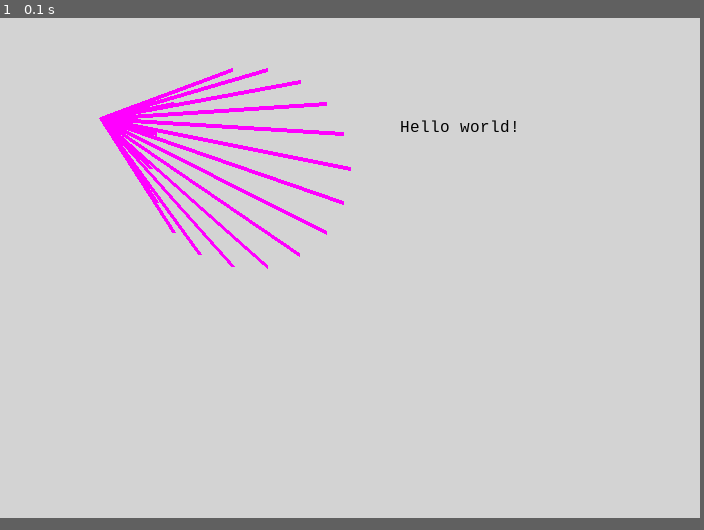
Above: before the commit, frame 1.
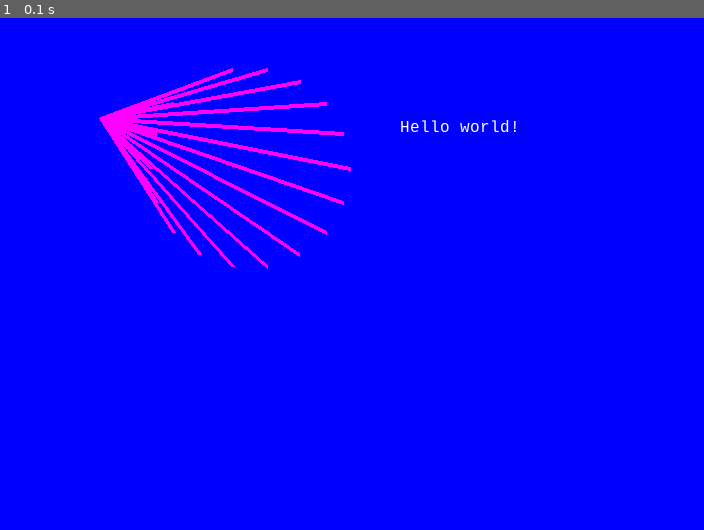
Above: after the commit, the same moment.

Repository: saegl5/myprojects
Game: pygame game, started from Codes/pygame-drawing-advanced.py
Same seed, same stepped clock (60 frames per second), same inputs: the game is played once before the commit and once after it.
Inputs:
- Up to frame 1 (0.1 s): no input
In our replay, the window is 700x500 before the commit and 704x512 after it. These sizes can differ from the game's own. Grey fills any space a smaller window leaves; there, only what the larger window draws over its background counts as a difference.

The runs differ from the first frame. In frame 1, 95% of the frame differs, in the area x 0-100%, y 0-98%.

Commit message:
using blueprints and integrating ideas of unit iii

Diff:
--- a/Codes/pygame-drawing-advanced.py
+++ b/Codes/pygame-drawing-advanced.py
@@ -3,19 +3,19 @@
 from math import cos, sin # for rotating lines
 pygame.init() # initialize the game engine
 
-LIGHTGRAY = (211, 211, 211) # example
+BLUE = (0, 0, 255) # example
 # (Red, Green, Blue) = (0-255, 0-255, 0-255)
 # 0-255 is amount of color
 # the amount of color is additive
 # can also choose your own color
 # parentheses of numbers (e.g., (211, 211, 211)) is called a tuple
-BLACK = (0, 0, 0) # example (part 1, part 2 and part 3)
+WHITE = (255, 255, 255) # example (part 1, part 2 and part 3)
 RED = (255, 0, 0) # example (part 1)
 GREEN = (0, 255, 0) # example (part 1)
-BLUE = (0, 0, 255) # example (part 1)
+YELLOW = (255, 255, 0) # example (part 1)
 PURPLE = (255, 0, 255) # example (part 2)
 
-size = (700, 500) # (width, height) in pixels
+size = (704, 512) # (width, height) in pixels
 screen = pygame.display.set_mode(size) # set screen size
 done = False # define "done"
 clock = pygame.time.Clock() # define "clock"
@@ -27,9 +27,9 @@
     for event in pygame.event.get(): # check for user input when open window
         if event.type == pygame.QUIT: # user clicked close button
             done = True # change "done" to exit WHILE loop on next loop, loop will not run WHILE False
-    screen.fill(LIGHTGRAY) # clear the screen
+    screen.fill(BLUE) # clear the screen
     # --- Drawing code
-    # pygame.draw.rect(screen, BLACK, (275, 150, 150, 200), width=1)
+    # pygame.draw.rect(screen, WHITE, (275, 150, 150, 200), width=1)
     # # (distance x from origin to top-left corner, distance y from origin to top-left corner, width, height)
     # # "width" is boundary thickness, width=0 fills the rectangle
     # # unit is pixels
@@ -38,11 +38,11 @@
     # # "radius" is the distance from the circle's centerpoint to its outer edge
     # # radius=0 circle disappears
     # # large width also fills circle
-    # pygame.draw.ellipse(screen, GREEN, (275, 150, 150, 200), width=0)
+    # pygame.draw.ellipse(screen, GREEN, (275, 150, 150, 200), width=1)
     # # (275, 150) is NOT the ellipse's centerpoint
     # # ellipse uses rectangle boundaries, but you can use different numbers
     # # large width also fills ellipse
-    # pygame.draw.arc(screen, BLUE, (275, 150, 150, 200), 45*pi/180, 180*pi/180, width=5)
+    # pygame.draw.arc(screen, YELLOW, (275, 150, 150, 200), 45*pi/180, 180*pi/180, width=5)
     # # arc uses rectangle boundaries too, but again you can use different numbers
     # # needs a starting angle and ending angle, each in radians
     # # this arc is drawn from 45 degrees to 180 degrees counterclockwise
@@ -53,7 +53,7 @@
     # pygame.draw.line(screen, PURPLE, (100, 100), (250, 150), width=4)
     # # (distance x0 from origin, distance y0 from origin),
     # # (distance x1 from origin, distance y1 from origin)
-    # pygame.draw.aaline(screen, BLACK, (100, 150), (250, 200))
+    # pygame.draw.aaline(screen, WHITE, (100, 150), (250, 200))
     # # anti-aliased (i.e., thin and smooth)
     # pygame.draw.lines(screen, PURPLE, False, [(300, 100), (450, 150), (550, 150), (600, 100)], width=4)
     # # example with three lines
@@ -65,9 +65,9 @@
     # # "True" means they are connected
     # # distances/points are nested in brackets
     # # append distances/points to make more lines, remove them to make fewer lines
-    # pygame.draw.aalines(screen, BLACK, False, [(300, 150), (450, 200), (550, 200), (600, 150)])
+    # pygame.draw.aalines(screen, WHITE, False, [(300, 150), (450, 200), (550, 200), (600, 150)])
     # # anti-aliased (i.e., thin and smooth)
-    # pygame.draw.polygon(screen, BLACK, [(100, 250), (125, 350), (250, 400)], width=0)
+    # pygame.draw.polygon(screen, WHITE, [(100, 250), (125, 350), (250, 400)], width=1)
     # # example with three sides
     # pygame.draw.lines(screen, PURPLE, True, [(300, 250), (335, 350), (450, 400)], width=1)
     # # the first and last points are connected to make third line/side
@@ -109,7 +109,7 @@
         angle_offset += 20*pi/180
     # you can use two radii, as well
     font = pygame.font.SysFont('Courier New', 16, False, False) # (font family, size [pixels], bold, italics), stylizes the text
-    text = font.render("Hello world!", True, BLACK) # (string, anti-aliased [i.e., thin and smooth], color), creates an image of the text
+    text = font.render("Hello world!", True, WHITE) # (string, anti-aliased [i.e., thin and smooth], color), creates an image of the text
     screen.blit(text, (400, 100)) # (image, position), copies the image of text onto the screen
     # the process of creating and copying the image is what causes the delay in opening the canvas
     # ----------------
--- a/Codes/pygame-drawing-master.py
+++ b/Codes/pygame-drawing-master.py
@@ -3,19 +3,19 @@
 from math import cos, sin # for rotating lines
 pygame.init() # initialize the game engine
 
-LIGHTGRAY = (211, 211, 211) # example
+BLUE = (0, 0, 255) # example
 # (Red, Green, Blue) = (0-255, 0-255, 0-255)
 # 0-255 is amount of color
 # the amount of color is additive
 # can also choose your own color
 # parentheses of numbers (e.g., (211, 211, 211)) is called a tuple
-BLACK = (0, 0, 0) # example (part 1, part 2 and part 3)
+WHITE = (255, 255, 255) # example (part 1, part 2 and part 3)
 RED = (255, 0, 0) # example (part 1)
 GREEN = (0, 255, 0) # example (part 1)
-BLUE = (0, 0, 255) # example (part 1)
+YELLOW = (255, 255, 0) # example (part 1)
 PURPLE = (255, 0, 255) # example (part 2)
 
-size = (700, 500) # (width, height) in pixels
+size = (704, 512) # (width, height) in pixels
 screen = pygame.display.set_mode(size) # set screen size
 done = False # define "done"
 clock = pygame.time.Clock() # define "clock"
@@ -28,22 +28,22 @@
     for event in pygame.event.get(): # check for user input when open window
         if event.type == pygame.QUIT: # user clicked close button
             done = True # change "done" to exit WHILE loop on next loop, loop will not run WHILE False
-    screen.fill(LIGHTGRAY) # clear the screen
+    screen.fill(BLUE) # clear the screen
     # --- Drawing code
-    pygame.draw.rect(screen, BLACK, (20, 20, 40, 60), width=1)
+    pygame.draw.rect(screen, WHITE, (20, 20, 40, 60), width=1)
     # (distance x from origin to top-left corner, distance y from origin to top-left corner, width, height)
     # "width" is boundary thickness, width=0 fills the rectangle
     # unit is pixels
-    pygame.draw.circle(screen, BLACK, (30, 140), radius=10, width=1)
+    pygame.draw.circle(screen, WHITE, (30, 140), radius=10, width=1)
     # (30, 140) is the circle's centerpoint
     # "radius" is the distance from the circle's centerpoint to its outer edge
     # radius=0 circle disappears
     # large width also fills circle
-    pygame.draw.ellipse(screen, BLACK, (20, 220, 60, 40), width=0)
+    pygame.draw.ellipse(screen, WHITE, (20, 220, 60, 40), width=1)
     # (20, 220) is NOT the ellipse's centerpoint
     # ellipse uses rectangle boundaries, but you can use different numbers
     # large width also fills ellipse
-    pygame.draw.arc(screen, BLACK, (20, 320, 50, 50), 0*pi/180, 90*pi/180, width=1)
+    pygame.draw.arc(screen, WHITE, (20, 320, 50, 50), 0*pi/180, 90*pi/180, width=1)
     # arc uses rectangle boundaries too, but again you can use different numbers
     # needs a starting angle and ending angle, each in radians
     # this arc is drawn from 45 degrees to 180 degrees counterclockwise
@@ -51,12 +51,12 @@
     # angles can also be negative
     # width=0 arc disappears
     # large width also fills arc
-    pygame.draw.line(screen, BLACK, (20, 440), (50, 470), width=4)
+    pygame.draw.line(screen, WHITE, (20, 440), (50, 470), width=4)
     # (distance x0 from origin, distance y0 from origin),
     # (distance x1 from origin, distance y1 from origin)
-    pygame.draw.aaline(screen, BLACK, (220, 20), (250, 50))
+    pygame.draw.aaline(screen, WHITE, (220, 20), (250, 50))
     # anti-aliased (i.e., thin and smooth)
-    pygame.draw.lines(screen, BLACK, False, [(220, 380), (350, 390), (500, 380), (520, 330)], width=3)
+    pygame.draw.lines(screen, WHITE, False, [(220, 380), (350, 390), (500, 380), (520, 330)], width=3)
     # example with three lines
     # (distance x0 from origin, distance y0 from origin),
     # (distance x1 from origin, distance y1 from origin),
@@ -66,19 +66,19 @@
     # "True" means they are connected
     # distances/points are nested in brackets
     # append distances/points to make more lines, remove them to make fewer lines
-    pygame.draw.aalines(screen, BLACK, False, [(220, 480), (350, 490), (500, 480), (520, 430)])
+    pygame.draw.aalines(screen, WHITE, False, [(220, 480), (350, 490), (500, 480), (520, 430)])
     # anti-aliased (i.e., thin and smooth)
-    pygame.draw.polygon(screen, BLACK, [(220,260), (300,280), (320,230)], width=1)
+    pygame.draw.polygon(screen, WHITE, [(220,260), (300,280), (320,230)], width=1)
     # example with three sides
     # pygame.draw.lines(screen, PURPLE, True, [(300, 250), (335, 350), (450, 400)], width=1)
     # # the first and last points are connected to make third line/side
     # # could also use anti-aliased lines
     angle_offset = 0*pi/180 # initialize offset
     while angle_offset <= 360*pi/180: # loop until angle_offset = 360*pi/180 (inclusive)
-        pygame.draw.line(screen, BLACK, (300, 160), (300+radius1*cos(angle_offset), 160-radius2*sin(angle_offset)), width=1) # added one offset to one set of coordinates
+        pygame.draw.line(screen, WHITE, (300, 160), (300+radius1*cos(angle_offset), 160-radius2*sin(angle_offset)), width=1) # added one offset to one set of coordinates
         angle_offset += 20*pi/180 # increment offset by 20*pi/180 each loop, shorthand for angle_offset = angle_offset + 20*pi/180
     # could have also offset x and/or y
-    # initial offsets can also be nonzero (i.e., positive or negative), and so can offsets and decrements/increments
+    # initial offsets can also be nonzero (i.e., positive or negative), and so can decrements/increments
     # could also use "and" or "or" for conditional statement
     # "inclusive" means including limit, whereas "exclusive" means not including it
     # in (x, y), "x" and "y" are called coordinates
@@ -87,17 +87,17 @@
     # could also use a FOR loop
     # could also loop other shapes
     font = pygame.font.SysFont('Courier New', 14, False, False) # (font family, size [pixels], bold, italics), stylizes the text
-    text1 = font.render("Rectangle:", True, BLACK) # (string, anti-aliased [i.e., thin and smooth], color), creates an image of the text
-    text2 = font.render("Circle:", True, BLACK)
-    text3 = font.render("Ellipse: (filled)", True, BLACK)
-    text4 = font.render("Arc:", True, BLACK)
-    text5 = font.render("Straight line:", True, BLACK)
-    text6 = font.render("(width=4)", True, BLACK)
-    text7 = font.render("Straight antialiased line:", True, BLACK)
-    text8 = font.render("Loops and offsets: (example)", True, BLACK)
-    text9 = font.render("Polygon:", True, BLACK)
-    text10 = font.render("Multiple contiguous straight line segments: (width=3)", True, BLACK)
-    text11 = font.render("Multiple contiguous straight antialiased line segments:", True, BLACK)
+    text1 = font.render("Rectangle:", True, WHITE) # (string, anti-aliased [i.e., thin and smooth], color), creates an image of the text
+    text2 = font.render("Circle:", True, WHITE)
+    text3 = font.render("Ellipse: (filled)", True, WHITE)
+    text4 = font.render("Arc:", True, WHITE)
+    text5 = font.render("Straight line:", True, WHITE)
+    text6 = font.render("(width=4)", True, WHITE)
+    text7 = font.render("Straight antialiased line:", True, WHITE)
+    text8 = font.render("Loops and offsets: (example)", True, WHITE)
+    text9 = font.render("Polygon:", True, WHITE)
+    text10 = font.render("Multiple contiguous straight line segments: (width=3)", True, WHITE)
+    text11 = font.render("Multiple contiguous straight antialiased line segments:", True, WHITE)
     screen.blit(text1, (5, 0)) # (image, position), copies the image of text onto the screen
     screen.blit(text2, (5, 100))
     screen.blit(text3, (5, 200))
--- a/Codes/pygame-drawing-part-1.py
+++ b/Codes/pygame-drawing-part-1.py
@@ -2,19 +2,19 @@
 from math import pi # for drawing arcs
 pygame.init() # initialize the game engine
 
-LIGHTGRAY = (211, 211, 211) # example
+BLUE = (0, 0, 255) # example
 # (Red, Green, Blue) = (0-255, 0-255, 0-255)
 # 0-255 is amount of color
 # the amount of color is additive
 # can also choose your own color
 # parentheses of numbers (e.g., (211, 211, 211)) is called a tuple
-BLACK = (0, 0, 0) # example (part 1, part 2 and part 3)
+WHITE = (255, 255, 255) # example (part 1, part 2 and part 3)
 RED = (255, 0, 0) # example (part 1)
 GREEN = (0, 255, 0) # example (part 1)
-BLUE = (0, 0, 255) # example (part 1)
+YELLOW = (255, 255, 0) # example (part 1)
 PURPLE = (255, 0, 255) # example (part 2)
 
-size = (700, 500) # (width, height) in pixels
+size = (704, 512) # (width, height) in pixels
 screen = pygame.display.set_mode(size) # set screen size
 done = False # define "done"
 clock = pygame.time.Clock() # define "clock"
@@ -25,9 +25,9 @@
     for event in pygame.event.get(): # check for user input when open window
         if event.type == pygame.QUIT: # user clicked close button
             done = True # change "done" to exit WHILE loop on next loop, loop will not run WHILE False
-    screen.fill(LIGHTGRAY) # clear the screen
+    screen.fill(BLUE) # clear the screen
     # --- Drawing code
-    pygame.draw.rect(screen, BLACK, (275, 150, 150, 200), width=1)
+    pygame.draw.rect(screen, WHITE, (275, 150, 150, 200), width=1)
     # (distance x from origin to top-left corner, distance y from origin to top-left corner, width, height)
     # "width" is boundary thickness, width=0 fills the rectangle
     # unit is pixels
@@ -36,11 +36,11 @@
     # "radius" is the distance from the circle's centerpoint to its outer edge
     # radius=0 circle disappears
     # large width also fills circle
-    pygame.draw.ellipse(screen, GREEN, (275, 150, 150, 200), width=0)
+    pygame.draw.ellipse(screen, GREEN, (275, 150, 150, 200), width=1)
     # (275, 150) is NOT the ellipse's centerpoint
     # ellipse uses rectangle boundaries, but you can use different numbers
     # large width also fills ellipse
-    pygame.draw.arc(screen, BLUE, (275, 150, 150, 200), 45*pi/180, 180*pi/180, width=5)
+    pygame.draw.arc(screen, YELLOW, (275, 150, 150, 200), 45*pi/180, 180*pi/180, width=5)
     # arc uses rectangle boundaries too, but again you can use different numbers
     # needs a starting angle and ending angle, each in radians
     # this arc is drawn from 45 degrees to 180 degrees counterclockwise
--- a/Codes/pygame-drawing-part-2.py
+++ b/Codes/pygame-drawing-part-2.py
@@ -2,19 +2,19 @@
 from math import pi # for drawing arcs
 pygame.init() # initialize the game engine
 
-LIGHTGRAY = (211, 211, 211) # example
+BLUE = (0, 0, 255) # example
 # (Red, Green, Blue) = (0-255, 0-255, 0-255)
 # 0-255 is amount of color
 # the amount of color is additive
 # can also choose your own color
 # parentheses of numbers (e.g., (211, 211, 211)) is called a tuple
-BLACK = (0, 0, 0) # example (part 1, part 2 and part 3)
+WHITE = (255, 255, 255) # example (part 1, part 2 and part 3)
 RED = (255, 0, 0) # example (part 1)
 GREEN = (0, 255, 0) # example (part 1)
-BLUE = (0, 0, 255) # example (part 1)
+YELLOW = (255, 255, 0) # example (part 1)
 PURPLE = (255, 0, 255) # example (part 2)
 
-size = (700, 500) # (width, height) in pixels
+size = (704, 512) # (width, height) in pixels
 screen = pygame.display.set_mode(size) # set screen size
 done = False # define "done"
 clock = pygame.time.Clock() # define "clock"
@@ -25,9 +25,9 @@
     for event in pygame.event.get(): # check for user input when open window
         if event.type == pygame.QUIT: # user clicked close button
             done = True # change "done" to exit WHILE loop on next loop, loop will not run WHILE False
-    screen.fill(LIGHTGRAY) # clear the screen
+    screen.fill(BLUE) # clear the screen
     # --- Drawing code
-    # pygame.draw.rect(screen, BLACK, (275, 150, 150, 200), width=1)
+    # pygame.draw.rect(screen, WHITE, (275, 150, 150, 200), width=1)
     # # (distance x from origin to top-left corner, distance y from origin to top-left corner, width, height)
     # # "width" is boundary thickness, width=0 fills the rectangle
     # # unit is pixels
@@ -36,11 +36,11 @@
     # # "radius" is the distance from the circle's centerpoint to its outer edge
     # # radius=0 circle disappears
     # # large width also fills circle
-    # pygame.draw.ellipse(screen, GREEN, (275, 150, 150, 200), width=0)
+    # pygame.draw.ellipse(screen, GREEN, (275, 150, 150, 200), width=1)
     # # (275, 150) is NOT the ellipse's centerpoint
     # # ellipse uses rectangle boundaries, but you can use different numbers
     # # large width also fills ellipse
-    # pygame.draw.arc(screen, BLUE, (275, 150, 150, 200), 45*pi/180, 180*pi/180, width=5)
+    # pygame.draw.arc(screen, YELLOW, (275, 150, 150, 200), 45*pi/180, 180*pi/180, width=5)
     # # arc uses rectangle boundaries too, but again you can use different numbers
     # # needs a starting angle and ending angle, each in radians
     # # this arc is drawn from 45 degrees to 180 degrees counterclockwise
@@ -51,7 +51,7 @@
     pygame.draw.line(screen, PURPLE, (100, 100), (250, 150), width=4)
     # (distance x0 from origin, distance y0 from origin),
     # (distance x1 from origin, distance y1 from origin)
-    pygame.draw.aaline(screen, BLACK, (100, 150), (250, 200))
+    pygame.draw.aaline(screen, WHITE, (100, 150), (250, 200))
     # anti-aliased (i.e., thin and smooth)
     pygame.draw.lines(screen, PURPLE, False, [(300, 100), (450, 150), (550, 150), (600, 100)], width=4)
     # example with three lines
@@ -63,9 +63,9 @@
     # "True" means they are connected
     # distances/points are nested in brackets
     # append distances/points to make more lines, remove them to make fewer lines
-    pygame.draw.aalines(screen, BLACK, False, [(300, 150), (450, 200), (550, 200), (600, 150)])
+    pygame.draw.aalines(screen, WHITE, False, [(300, 150), (450, 200), (550, 200), (600, 150)])
     # anti-aliased (i.e., thin and smooth)
-    pygame.draw.polygon(screen, BLACK, [(100, 250), (125, 350), (250, 400)], width=0)
+    pygame.draw.polygon(screen, WHITE, [(100, 250), (125, 350), (250, 400)], width=1)
     # example with three sides
     pygame.draw.lines(screen, PURPLE, True, [(300, 250), (335, 350), (450, 400)], width=1)
     # the first and last points are connected to make third line/side
--- a/Codes/pygame-drawing-part-3.py
+++ b/Codes/pygame-drawing-part-3.py
@@ -2,19 +2,19 @@
 from math import pi # for drawing arcs
 pygame.init() # initialize the game engine
 
-LIGHTGRAY = (211, 211, 211) # example
+BLUE = (0, 0, 255) # example
 # (Red, Green, Blue) = (0-255, 0-255, 0-255)
 # 0-255 is amount of color
 # the amount of color is additive
 # can also choose your own color
 # parentheses of numbers (e.g., (211, 211, 211)) is called a tuple
-BLACK = (0, 0, 0) # example (part 1, part 2 and part 3)
+WHITE = (255, 255, 255) # example (part 1, part 2 and part 3)
 RED = (255, 0, 0) # example (part 1)
 GREEN = (0, 255, 0) # example (part 1)
-BLUE = (0, 0, 255) # example (part 1)
+YELLOW = (255, 255, 0) # example (part 1)
 PURPLE = (255, 0, 255) # example (part 2)
 
-size = (700, 500) # (width, height) in pixels
+size = (704, 512) # (width, height) in pixels
 screen = pygame.display.set_mode(size) # set screen size
 done = False # define "done"
 clock = pygame.time.Clock() # define "clock"
@@ -25,9 +25,9 @@
     for event in pygame.event.get(): # check for user input when open window
         if event.type == pygame.QUIT: # user clicked close button
             done = True # change "done" to exit WHILE loop on next loop, loop will not run WHILE False
-    screen.fill(LIGHTGRAY) # clear the screen
+    screen.fill(BLUE) # clear the screen
     # --- Drawing code
-    # pygame.draw.rect(screen, BLACK, (275, 150, 150, 200), width=1)
+    # pygame.draw.rect(screen, WHITE, (275, 150, 150, 200), width=1)
     # # (distance x from origin to top-left corner, distance y from origin to top-left corner, width, height)
     # # "width" is boundary thickness, width=0 fills the rectangle
     # # unit is pixels
@@ -36,11 +36,11 @@
     # # "radius" is the distance from the circle's centerpoint to its outer edge
     # # radius=0 circle disappears
     # # large width also fills circle
-    # pygame.draw.ellipse(screen, GREEN, (275, 150, 150, 200), width=0)
+    # pygame.draw.ellipse(screen, GREEN, (275, 150, 150, 200), width=1)
     # # (275, 150) is NOT the ellipse's centerpoint
     # # ellipse uses rectangle boundaries, but you can use different numbers
     # # large width also fills ellipse
-    # pygame.draw.arc(screen, BLUE, (275, 150, 150, 200), 45*pi/180, 180*pi/180, width=5)
+    # pygame.draw.arc(screen, YELLOW, (275, 150, 150, 200), 45*pi/180, 180*pi/180, width=5)
     # # arc uses rectangle boundaries too, but again you can use different numbers
     # # needs a starting angle and ending angle, each in radians
     # # this arc is drawn from 45 degrees to 180 degrees counterclockwise
@@ -51,7 +51,7 @@
     # pygame.draw.line(screen, PURPLE, (100, 100), (250, 150), width=4)
     # # (distance x0 from origin, distance y0 from origin),
     # # (distance x1 from origin, distance y1 from origin)
-    # pygame.draw.aaline(screen, BLACK, (100, 150), (250, 200))
+    # pygame.draw.aaline(screen, WHITE, (100, 150), (250, 200))
     # # anti-aliased (i.e., thin and smooth)
     # pygame.draw.lines(screen, PURPLE, False, [(300, 100), (450, 150), (550, 150), (600, 100)], width=4)
     # # example with three lines
@@ -63,9 +63,9 @@
     # # "True" means they are connected
     # # distances/points are nested in brackets
     # # append distances/points to make more lines, remove them to make fewer lines
-    # pygame.draw.aalines(screen, BLACK, False, [(300, 150), (450, 200), (550, 200), (600, 150)])
+    # pygame.draw.aalines(screen, WHITE, False, [(300, 150), (450, 200), (550, 200), (600, 150)])
     # # anti-aliased (i.e., thin and smooth)
-    # pygame.draw.polygon(screen, BLACK, [(100, 250), (125, 350), (250, 400)], width=0)
+    # pygame.draw.polygon(screen, WHITE, [(100, 250), (125, 350), (250, 400)], width=1)
     # # example with three sides
     # pygame.draw.lines(screen, PURPLE, True, [(300, 250), (335, 350), (450, 400)], width=1)
     # # the first and last points are connected to make third line/side
@@ -102,7 +102,7 @@
     # could also loop other shapes
     # can also offset angles
     font = pygame.font.SysFont('Courier New', 16, False, False) # (font family, size [pixels], bold, italics), stylizes the text
-    text = font.render("Hello world!", True, BLACK) # (string, anti-aliased [i.e., thin and smooth], color), creates an image of the text
+    text = font.render("Hello world!", True, WHITE) # (string, anti-aliased [i.e., thin and smooth], color), creates an image of the text
     screen.blit(text, (400, 100)) # (image, position), copies the image of text onto the screen
     # the process of creating and copying the image is what causes the delay in opening the canvas
     # ----------------
